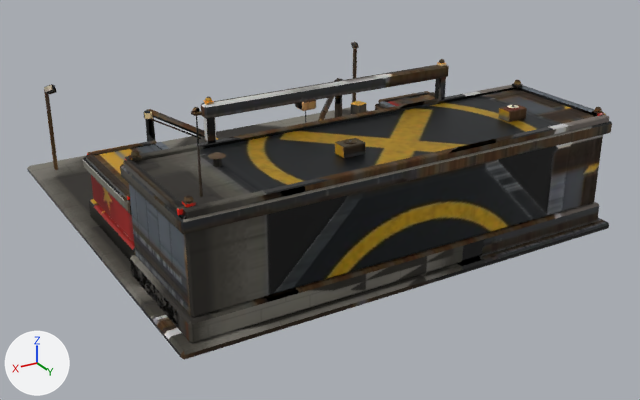
What one commit did to the glTF model public/models/fix.soviet.glb.
Rendered twice from a camera (50 mm lens) standing at (2.81, 5.0, 2.45) and looking at (-0.03, 0.28, 0.08). The lights are fixed; the arrows at lower left show +X, +Y and +Z. The first picture is the older version. Where no turn or scale is listed for an object, it has been applied to the vertices. Vertices at exactly the same position are counted once.

Objects in the first picture: 'root_mesh'.
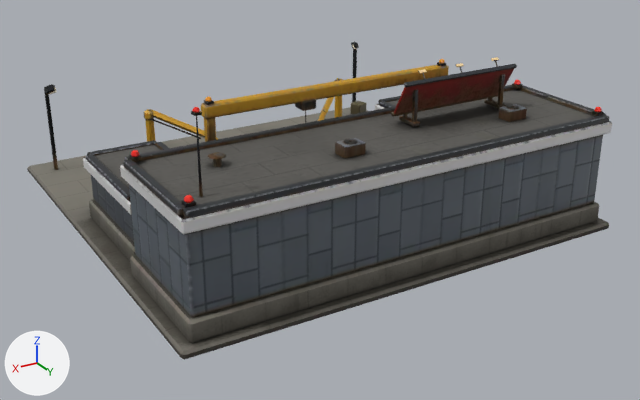
Boxes (x1, y1, x2, y2) around the edits, measured in the pictures (640 x 400 px):
part 1 of me_root, added
    after: (484, 100, 506, 108)
part 2 of me_root, added
    after: (498, 74, 505, 105)
part 3 of me_root, added
    after: (399, 116, 420, 126)
part 4 of me_root, added
    after: (412, 90, 418, 122)
part 5 of me_root, built on (mostly hidden before)
    before: (213, 105, 519, 155)
    after: (213, 57, 519, 155)
part 6 of me_root, surface changed
    both: (39, 42, 612, 359)

The change, as a list of edits to the scene's bpy script:
```text
Change me_root:
    used by ob_root_mesh; location = (0.0, 0.0, 0.603)
    remove me_root.from_pydata(...)  # 3047 vertices, 4606 faces; spans x -1.49..1.49, y -1.49..1.49, z -0.6..0.6
    add me_root.from_pydata(...)  # 3207 vertices, 4844 faces; spans x -1.49..1.49, y -1.49..1.49, z -0.6..0.6
    me_root part 1: the loose piece of 24 vertices spanning x -1.13..-1.09, y 0.57..0.61, z -0.06..-0.05 is copied, and the copy is scaled about its middle by (1.11, 3.58, 1.21), then moved by (0.15, 0.31, 0.22); it spans x -0.98..-0.93, y 0.82..0.97, z 0.16..0.18
    me_root part 2: a new loose piece, a box spanning x -0.967..-0.945, y 0.931..0.953, z 0.16..0.374, in mat_body
    me_root part 3: the loose piece of 24 vertices spanning x -1.43..1.43, y 0.59..1.45, z 0.05..0.13 is copied, and the copy is scaled about its middle by (0.0162, 0.175, 0.261), then moved by (-0.28, -0.12, 0.08); it spans x -0.31..-0.26, y 0.82..0.97, z 0.16..0.18
    me_root part 4: a new loose piece, a box spanning x -0.295..-0.273, y 0.931..0.953, z 0.16..0.374, in mat_body
    me_root part 5
    148 faces are deleted
    60 vertices are added at x -1.05..-0.2, y 0.83..0.97, z 0.2..0.48
    12 new vertices lie (0.0, -0.02, 0.05) away from vertices in x -0.9..-0.34, y 0.95, z 0.42
    8 new vertices lie (0.86, 0.0, 0.0) away from vertices in x -1.05, y 0.83..0.97, z 0.2..0.43
    250 new faces join them, mat_body
    me_root part 6: 4020 kept faces spanning x -1.49..1.49, y -1.49..1.49, z -0.6..0.6 get new texture (UV) coordinates
    other edits to the shape of me_root do not show in these pictures
```
